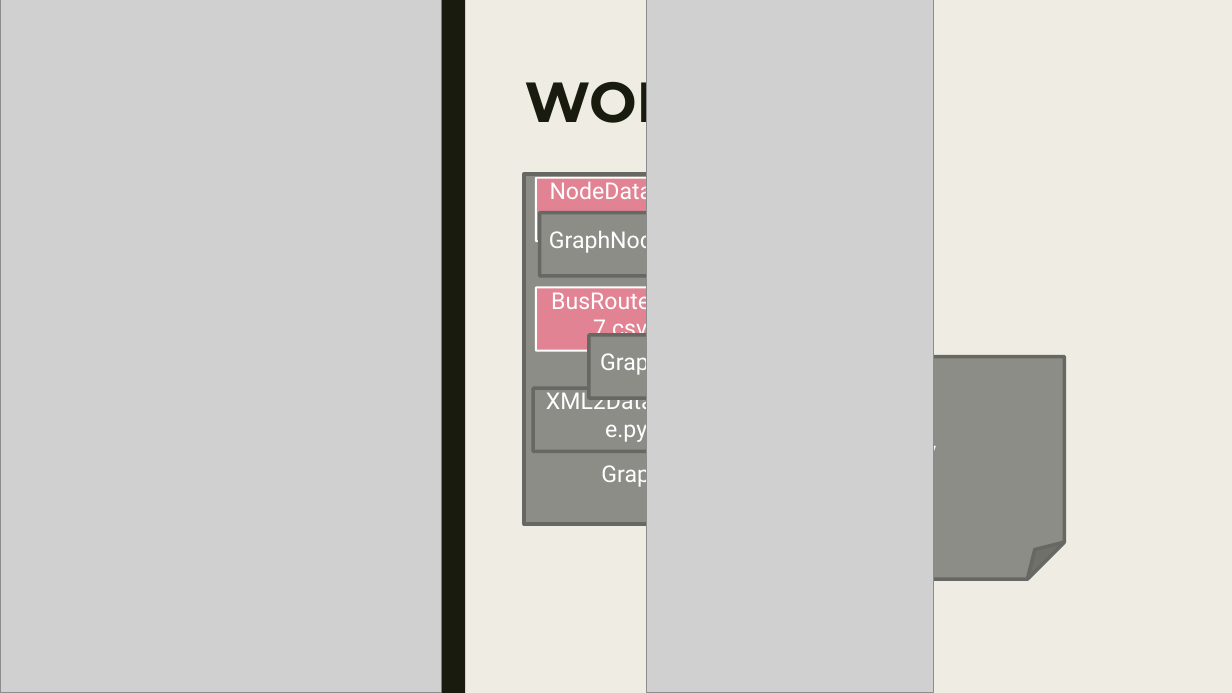
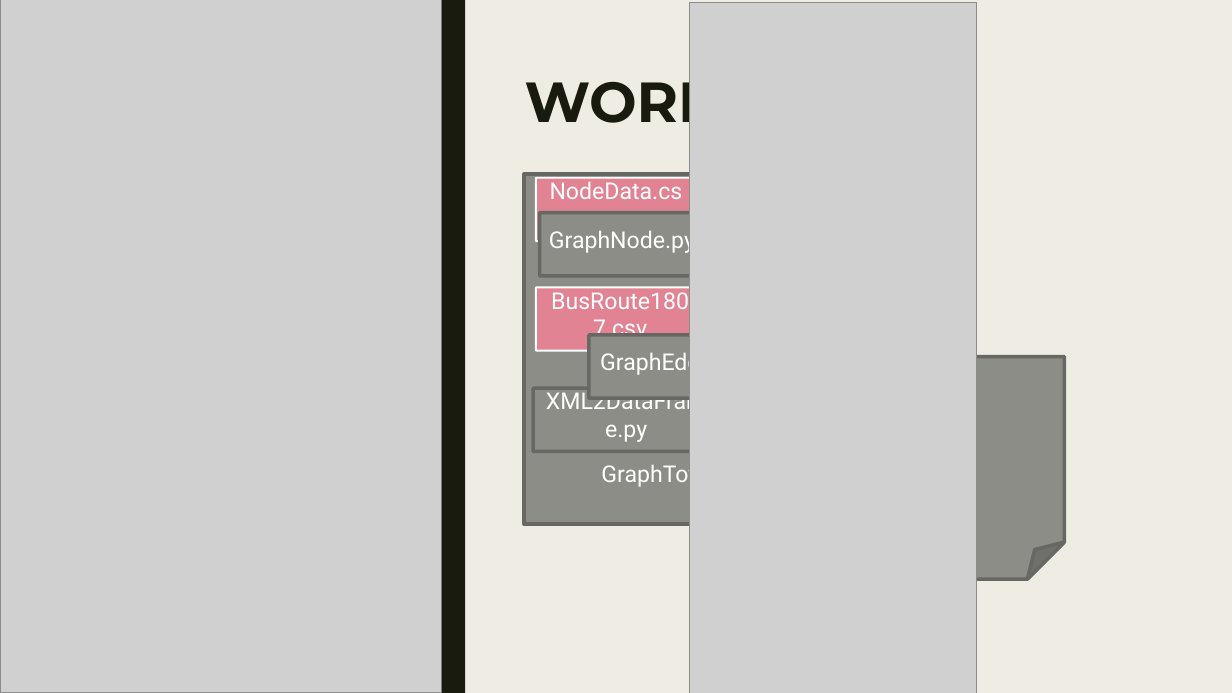
Before and after one commit to comnamu18/SeoulBus, a slide deck: slide 2 of 발표자료/7주차/자구설_7주차_V0.7.pptx. Drawn at 1232x693 pixels with LibreOffice and Linux fonts; fonts in the diff are those of the drawing; grey boxes stand for pictures. Boxes give left, top, right and bottom in pixels: in the first picture for what was removed or moved away, otherwise in the second. Text is boxed around its words. In the diff, an @@ line names an element or a change of style, - is before the commit and + after.

Commit message:
ppt changed
image error changed

```diff
--- a/발표자료/7주차/자구설_7주차_V0.7.pptx
+++ b/발표자료/7주차/자구설_7주차_V0.7.pptx
@@ picture: place and size @@
-picture at [647, 0, 933, 693]
+picture at [690, 3, 977, 693]
@@ text in folded corner at [836, 437, 936, 463]: text removed @@
-DSPRJ.py
```
